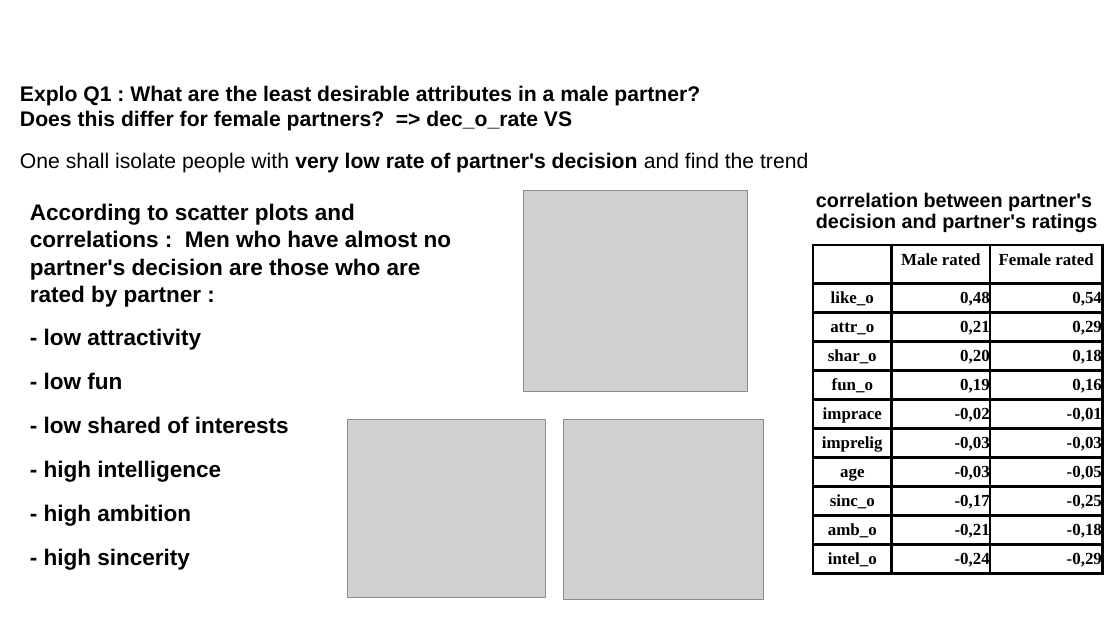
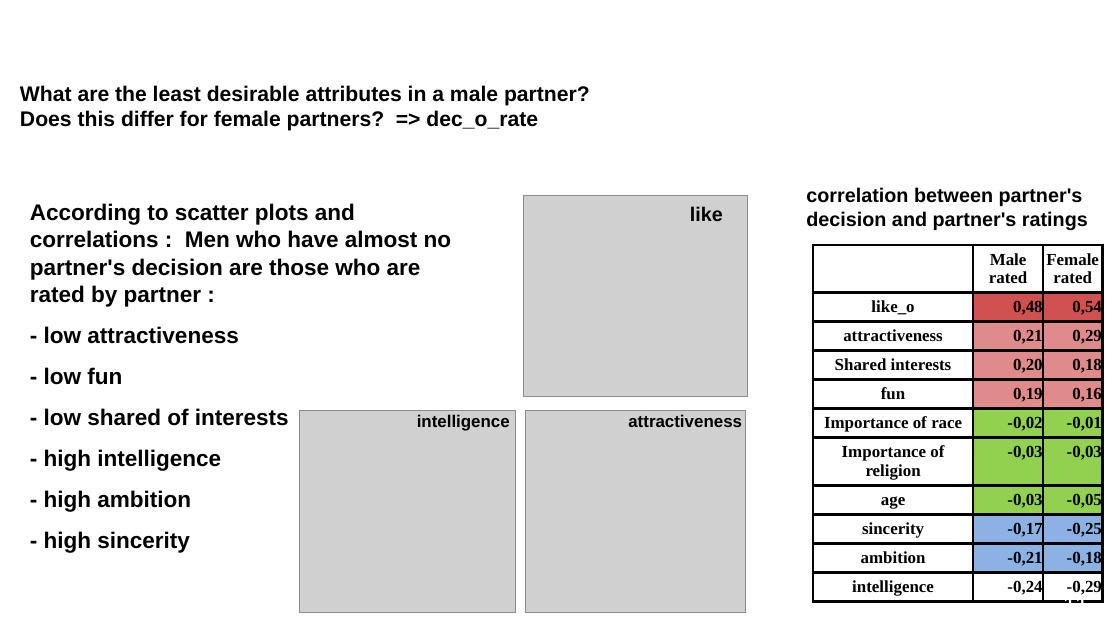
Before and after one commit to cyrilbraguy/Bl2_Tinder, a slide deck: slide 11 of doc/Braguy_CDSD_bl2_tinder.odp. Drawn at 1120x630 pixels with LibreOffice and Linux fonts; fonts in the diff are those of the drawing; grey boxes stand for pictures; background and template pictures are left out. Boxes give left, top, right and bottom in pixels: in the first picture for what was removed or moved away, otherwise in the second. Text is boxed around its words. In the diff, an @@ line names an element or a change of style, - is before the commit and + after.

```diff
--- a/doc/Braguy_CDSD_bl2_tinder.odp
+++ b/doc/Braguy_CDSD_bl2_tinder.odp
@@ text at [20, 85, 590, 131]: text changed @@
-Explo Q1 : What are the least desirable attributes in a male partner?
-Does this differ for female partners? => dec_o_rate VS
-One shall isolate people with very low rate of partner's decision and find the trend
+What are the least desirable attributes in a male partner?
+Does this differ for female partners? => dec_o_rate
@@ picture: place and size @@
-picture at [524, 191, 748, 392]
+picture at [524, 196, 748, 397]
@@ text added at [690, 206, 723, 221], 14 pt, text #000000, bold @@
+like
@@ text "correlation between partner's decision and ...": place and size @@
-text "correlation between partner's decision and ..." at [816, 192, 1098, 232]
+text "correlation between partner's decision and ..." at [806, 187, 1088, 231]
@@ text "correlation between partner's decision and ..." at [806, 187, 1088, 231]: line spacing 0.9 to 1 @@
@@ table at [813, 245, 1102, 601] @@
-row 3, column 1: attr_o
+row 3, column 1: attractiveness
-row 4, column 1: shar_o
+row 4, column 1: Shared interests
-row 5, column 1: fun_o
+row 5, column 1: fun
-row 6, column 1: imprace
+row 6, column 1: Importance of race
-row 7, column 1: imprelig
+row 7, column 1: Importance of religion
-row 9, column 1: sinc_o
+row 9, column 1: sincerity
-row 10, column 1: amb_o
+row 10, column 1: ambition
-row 11, column 1: intel_o
+row 11, column 1: intelligence
@@ fill #FFFFFF to #D15050 in 2 cells @@
@@ fill #FFFFFF to #E08B8B in 6 cells @@
@@ fill #FFFFFF to #92D050 in 6 cells @@
@@ fill #FFFFFF to #8BB2E2 in 4 cells @@
@@ text at [44, 326, 239, 344]: text changed @@
-- low attractivity
+- low attractiveness
@@ text at [44, 367, 289, 553]: less space between paragraphs @@
@@ picture: place and size @@
-picture at [349, 420, 547, 598]
+picture at [300, 411, 516, 613]
@@ text added at [417, 414, 510, 431], 12 pt, text #000000, bold @@
+intelligence
@@ picture: place and size @@
-picture at [564, 420, 764, 600]
+picture at [525, 411, 746, 613]
@@ text added at [628, 414, 742, 427], 12 pt, text #000000, bold @@
+attractiveness
@@ page number rewrapped from [1069, 584, 1106, 629] to [1063, 593, 1089, 603] @@
```
Also in this commit, not shown: 15 other slides changed, 4 other files.
